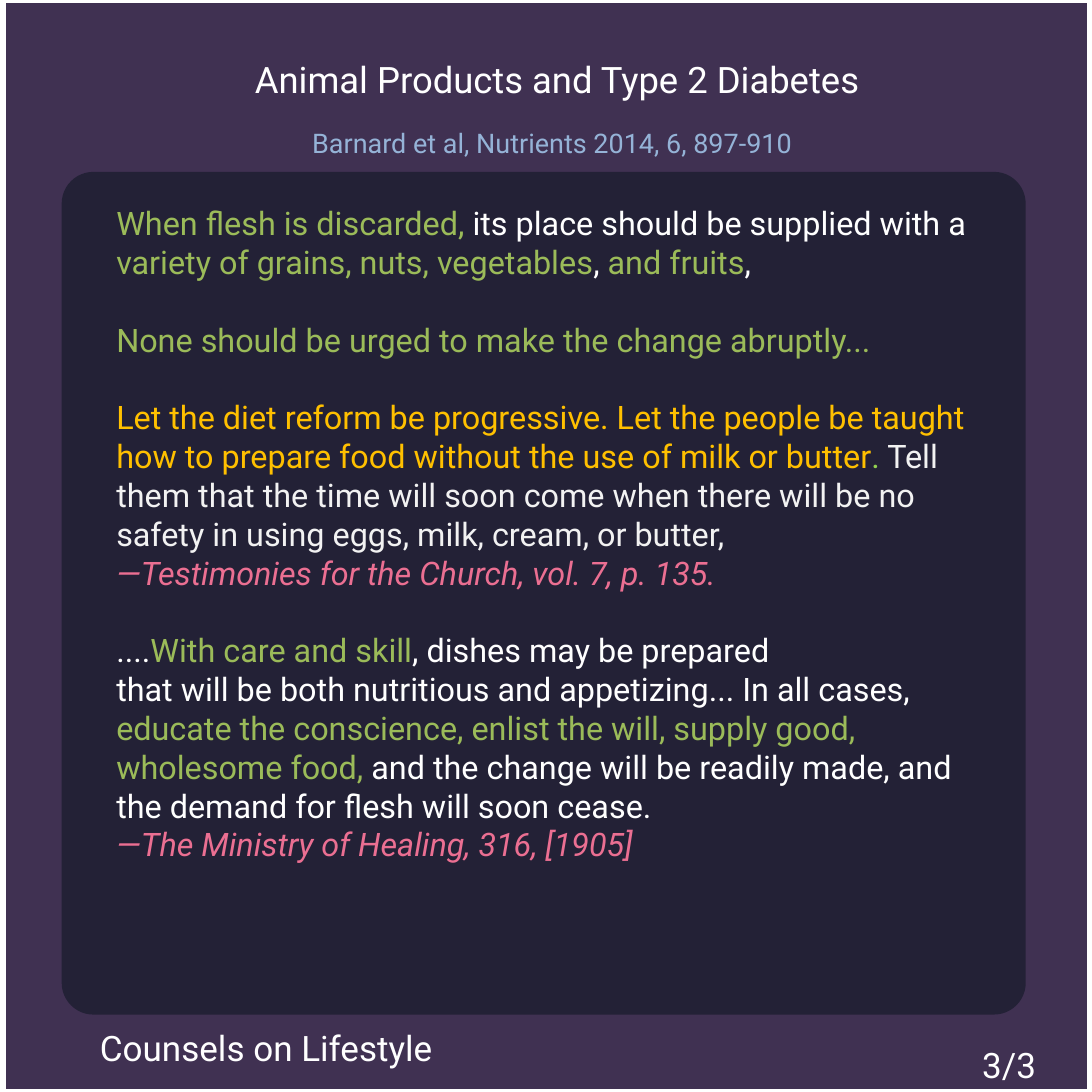
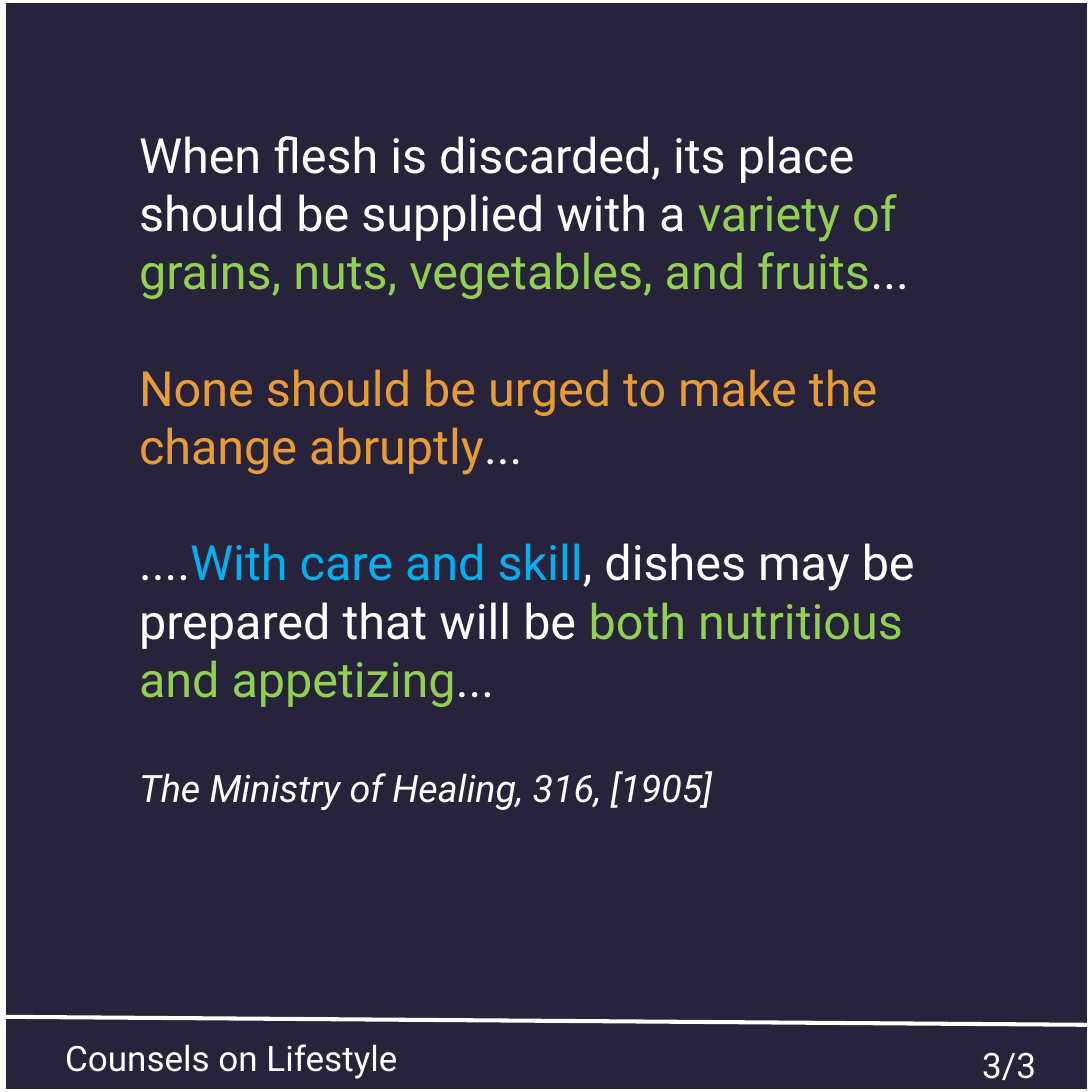
Before and after one commit to msimbao/counselsonlifestyle, a slide deck: slide 3 of posts/2/slides.pptx. Drawn at 1092x1092 pixels with LibreOffice and Linux fonts; fonts in the diff are those of the drawing. Boxes give left, top, right and bottom in pixels: in the first picture for what was removed or moved away, otherwise in the second. Text is boxed around its words. In the diff, an @@ line names an element or a change of style, - is before the commit and + after.

```diff
--- a/posts/2/slides.pptx
+++ b/posts/2/slides.pptx
@@ background #403152 to #26233A @@
@@ text removed at box(255, 65, 859, 101) @@
-Animal Products and Type 2 Diabetes
@@ text "When flesh is discarded, its ...": place and size @@
-text "When flesh is discarded, its ..." at box(116, 210, 966, 863)
+text "When flesh is discarded, its ..." at box(139, 136, 915, 810)
@@ text at box(139, 136, 909, 299): text changed; size 24 to 36 pt; text colour #9BBB59 to #FFFFFF @@
-When flesh is discarded, its place should be supplied with a variety of grains, nuts, vegetables, and fruits,
+When flesh is discarded, its place should be supplied with a variety of grains, nuts, vegetables, and fruits...
@@ text removed at box(312, 133, 791, 157) @@
-Barnard et al, Nutrients 2014, 6, 897-910
@@ rounded rectangle removed at box(62, 172, 1026, 1014) @@
@@ text at box(139, 369, 877, 475): size 24 to 36 pt, text colour #9BBB59 to #E99C34 in "None should be urged to make the ..."; text colour #9BBB59 to #FFFFFF in "abruptly..." @@
@@ text at box(139, 543, 915, 810): text changed; size 24 to 36 pt @@
-Let the diet reform be progressive. Let the people be taught how to prepare food without the use of milk or butter. Tell them that the time will soon come when there will be no safety in using eggs, milk, cream, or butter,
-—Testimonies for the Church, vol. 7, p. 135.
-....With care and skill, dishes may be prepared
-that will be both nutritious and appetizing... In all cases, educate the conscience, enlist the will, supply good, wholesome food, and the change will be readily made, and the demand for flesh will soon cease.
-—The Ministry of Healing, 316, [1905]
+....With care and skill, dishes may be prepared that will be both nutritious and appetizing...
+The Ministry of Healing, 316, [1905]
@@ line added from (1, 1017) to (1089, 1025), #FFFFFF 3 pt @@
@@ text "Counsels on Lifestyle": place and size @@
-text "Counsels on Lifestyle" at box(100, 1034, 432, 1069)
+text "Counsels on Lifestyle" at box(65, 1044, 397, 1079)
@@ text "Counsels on Lifestyle" at box(65, 1044, 397, 1079): line spacing 61.6pt to 61.5pt @@
```
Also in this commit, not shown: 2 other slides changed, 26 other files.
